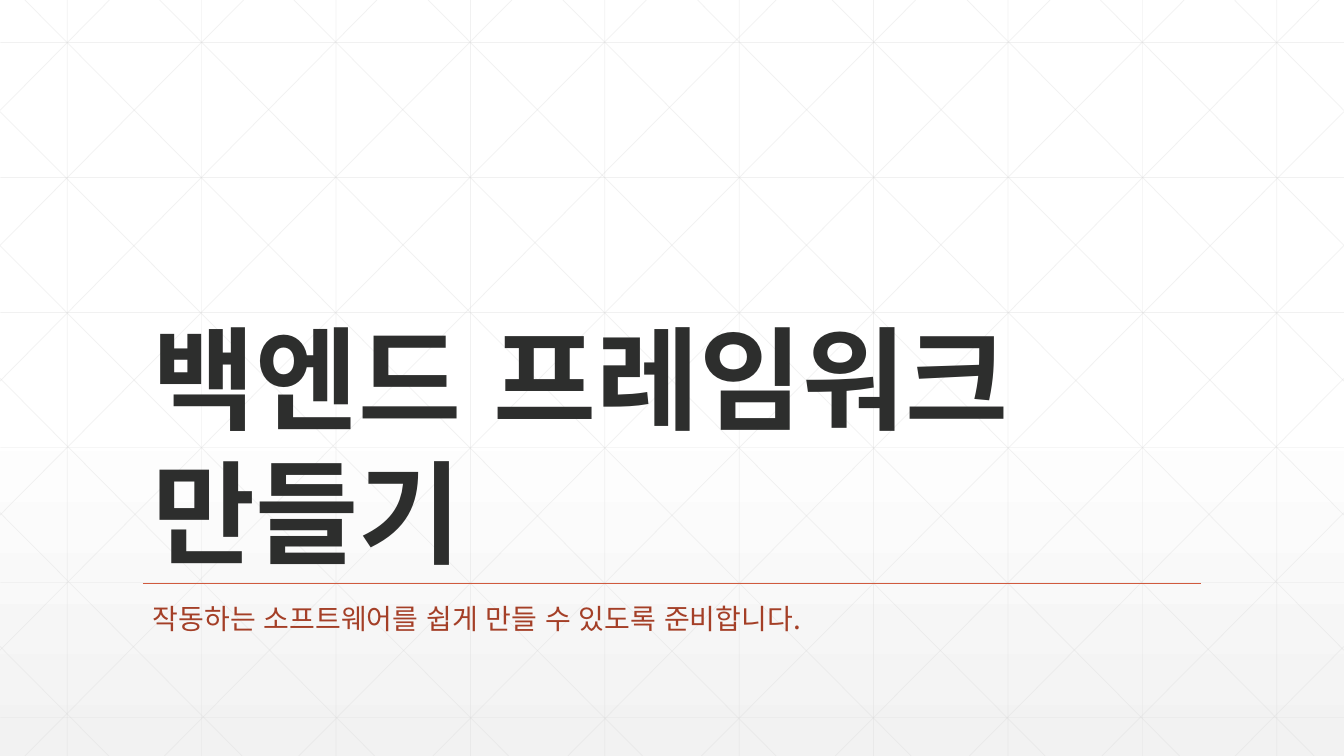
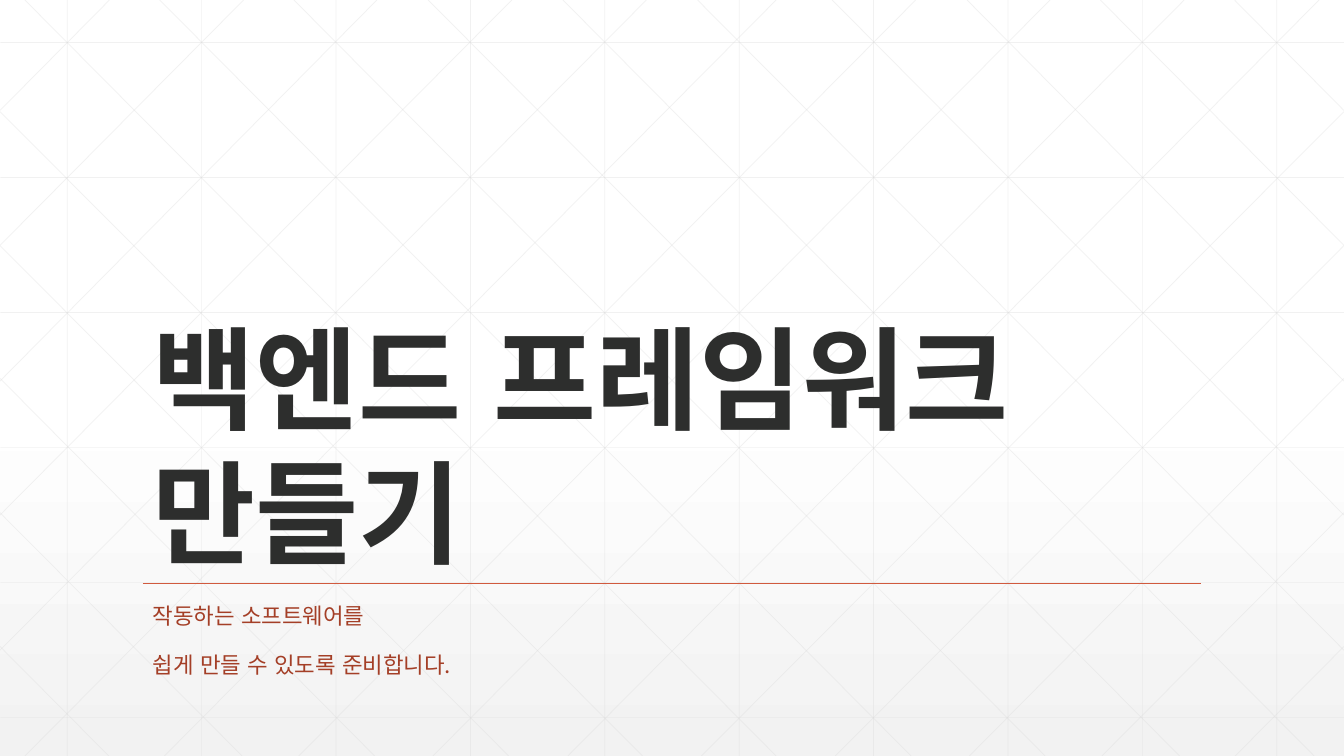
Before and after one commit to zeroshift01/code5, a slide deck: slide 1 of inflearn01/doc/1.작동하는 소프트웨어를 쉽게 만들 수 있도록 준비합니다..pptx. Drawn at 1344x756 pixels with LibreOffice and Linux fonts; fonts in the diff are those of the drawing. Boxes give left, top, right and bottom in pixels: in the first picture for what was removed or moved away, otherwise in the second. Text is boxed around its words. In the diff, an @@ line names an element or a change of style, - is before the commit and + after.

```diff
--- a/inflearn01/doc/1.작동하는 소프트웨어를 쉽게 만들 수 있도록 준비합니다..pptx
+++ b/inflearn01/doc/1.작동하는 소프트웨어를 쉽게 만들 수 있도록 준비합니다..pptx
@@ subtitle at [153, 605, 451, 675]: text changed; size 20 to 16 pt @@
-작동하는 소프트웨어를 쉽게 만들 수 있도록 준비합니다.
+작동하는 소프트웨어를
+쉽게 만들 수 있도록 준비합니다.
```
Also in this commit, not shown: 2 other slides changed, 10 other files.
